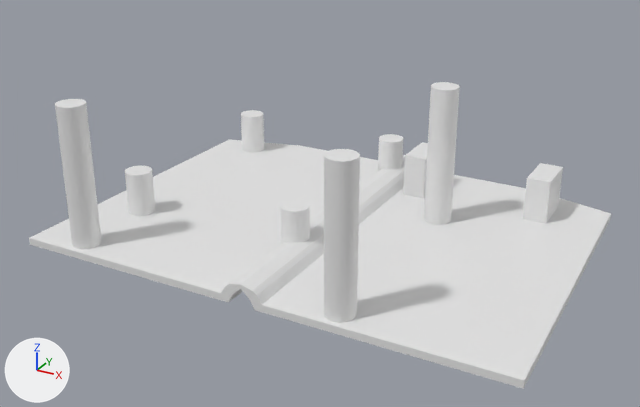
Two versions of the Blender file src/rc case base preexport.blend, one commit apart.
Camera for both pictures: a 50 mm lens placed at (0.795, -1.451, 0.802), pointed at (-0.012, 0.015, 0.069). Arrows for +X, +Y and +Z are at lower left; the lights stay in place.
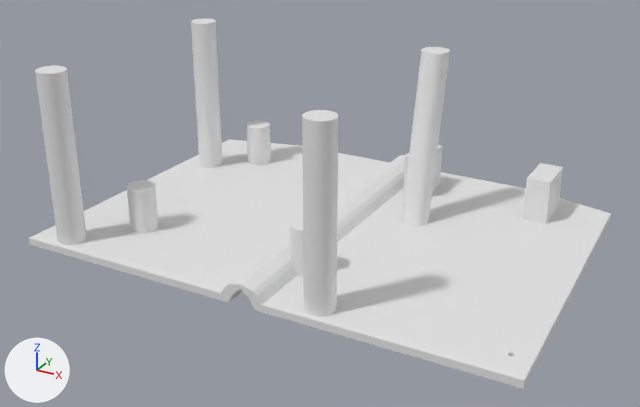
Boxes [x1, y1, x2, y2] around the edits, measured in the pictures (640 x 407 px):
'PIllar3', added: after [302, 110, 338, 317]
'Cylinder.007', deleted: before [324, 149, 360, 323]
'PIllar2', added: after [35, 66, 87, 245]
'Pillar4', added: after [401, 47, 450, 226]
'Cylinder.006', deleted: before [55, 99, 101, 249]
'Cylinder.004', deleted: before [424, 82, 460, 225]
'Pillar1', added: after [191, 18, 223, 168]
'Cylinder.009', moved: before [125, 166, 155, 216]; after [127, 180, 158, 233]
'Cylinder.010', moved: before [280, 200, 310, 244]; after [290, 218, 303, 276]
'Cylinder.005', moved: before [241, 110, 264, 153]; after [247, 121, 271, 165]
'Screw Holder 1', deleted: before [378, 134, 403, 171]
'Cube.003', unchanged, covered by the edit: before [403, 142, 428, 199]; after [403, 145, 442, 194]

The change, as a list of edits to the scene's bpy script:
```text
Add me_cylinder_001:
    me_cylinder_001.from_pydata(...)  # a 32-sided cylinder along z spanning x -0.1..0.1, y -0.1..0.1, z 0.0..1.244
Add me_cylinder_004_1:
    me_cylinder_004_1.from_pydata(...)  # 64 vertices, 34 faces; spans x -0.1..0.1, y -0.342..0.1, z 0.0..1.244
Remove ob_cylinder_004:
    ob_cylinder_004 = bpy.data.objects.new('Cylinder.004', me_cylinder_004)
    ob_cylinder_004.location = (0.18, 0.19, 0.0)
    ob_cylinder_004.scale = (0.289, 0.289, 0.289)
Change ob_cylinder_005:
    ob_cylinder_005.location: (-0.405, 0.37, 0.0) -> (-0.345, 0.305, 0.0)
Remove ob_cylinder_006:
    ob_cylinder_006 = bpy.data.objects.new('Cylinder.006', me_cylinder_006)
    ob_cylinder_006.location = (-0.4, -0.26, 0.0)
    ob_cylinder_006.scale = (0.289, 0.289, 0.289)
Remove ob_cylinder_007:
    ob_cylinder_007 = bpy.data.objects.new('Cylinder.007', me_cylinder_007)
    ob_cylinder_007.location = (0.18, -0.26, 0.0)
    ob_cylinder_007.scale = (0.289, 0.289, 0.289)
Change ob_cylinder_009:
    ob_cylinder_009.location: (-0.405, -0.08, 0.0) -> (-0.345, -0.145, 0.0)
Change ob_cylinder_010:
    ob_cylinder_010.location: (-0.015, -0.08, 0.0) -> (0.045, -0.145, 0.0)
Remove ob_screw_holder_1:
    ob_screw_holder_1 = bpy.data.objects.new('Screw Holder 1', me_cylinder_016)
    ob_screw_holder_1.location = (-0.015, 0.37, 0.0)
    ob_screw_holder_1.scale = (0.289, 0.289, 0.289)
Add ob_pillar1:
    ob_pillar1 = bpy.data.objects.new('Pillar1', me_cylinder_001)
    ob_pillar1.parent = ob_base
    ob_pillar1.location = (-0.44, 0.23, 0.0)
    ob_pillar1.scale = (0.289, 0.289, 0.289)
Add ob_pillar3:
    ob_pillar3 = bpy.data.objects.new('PIllar3', me_cylinder_001.copy())
    ob_pillar3.parent = ob_base
    ob_pillar3.location = (0.14, -0.26, 0.0)
    ob_pillar3.scale = (0.289, 0.289, 0.289)
Add ob_pillar2:
    ob_pillar2 = bpy.data.objects.new('PIllar2', me_cylinder_001.copy())
    ob_pillar2.parent = ob_base
    ob_pillar2.location = (-0.44, -0.26, 0.0)
    ob_pillar2.scale = (0.289, 0.289, 0.289)
Add ob_pillar4:
    ob_pillar4 = bpy.data.objects.new('Pillar4', me_cylinder_004_1)
    ob_pillar4.parent = ob_base
    ob_pillar4.location = (0.14, 0.23, 0.0)
    ob_pillar4.scale = (0.289, 0.289, 0.289)
```
